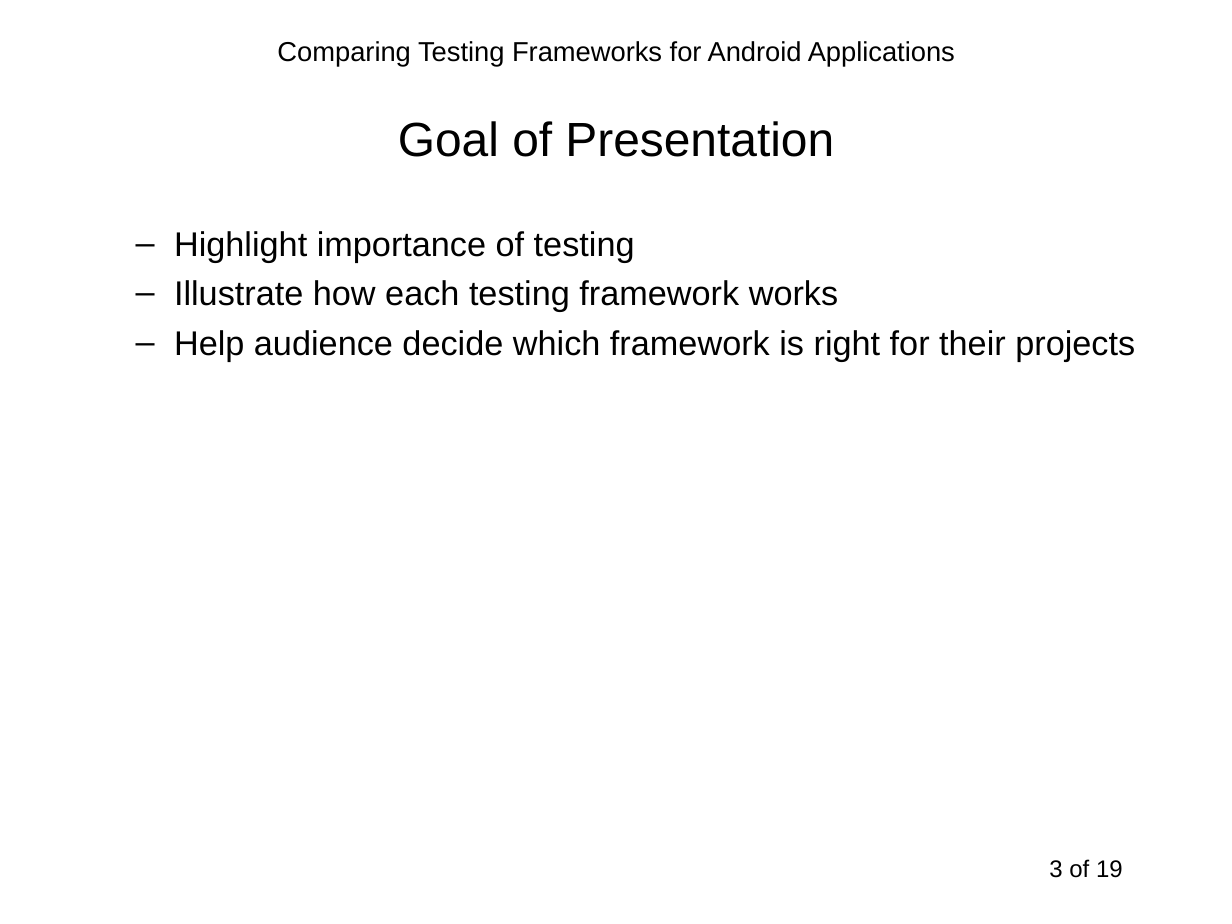
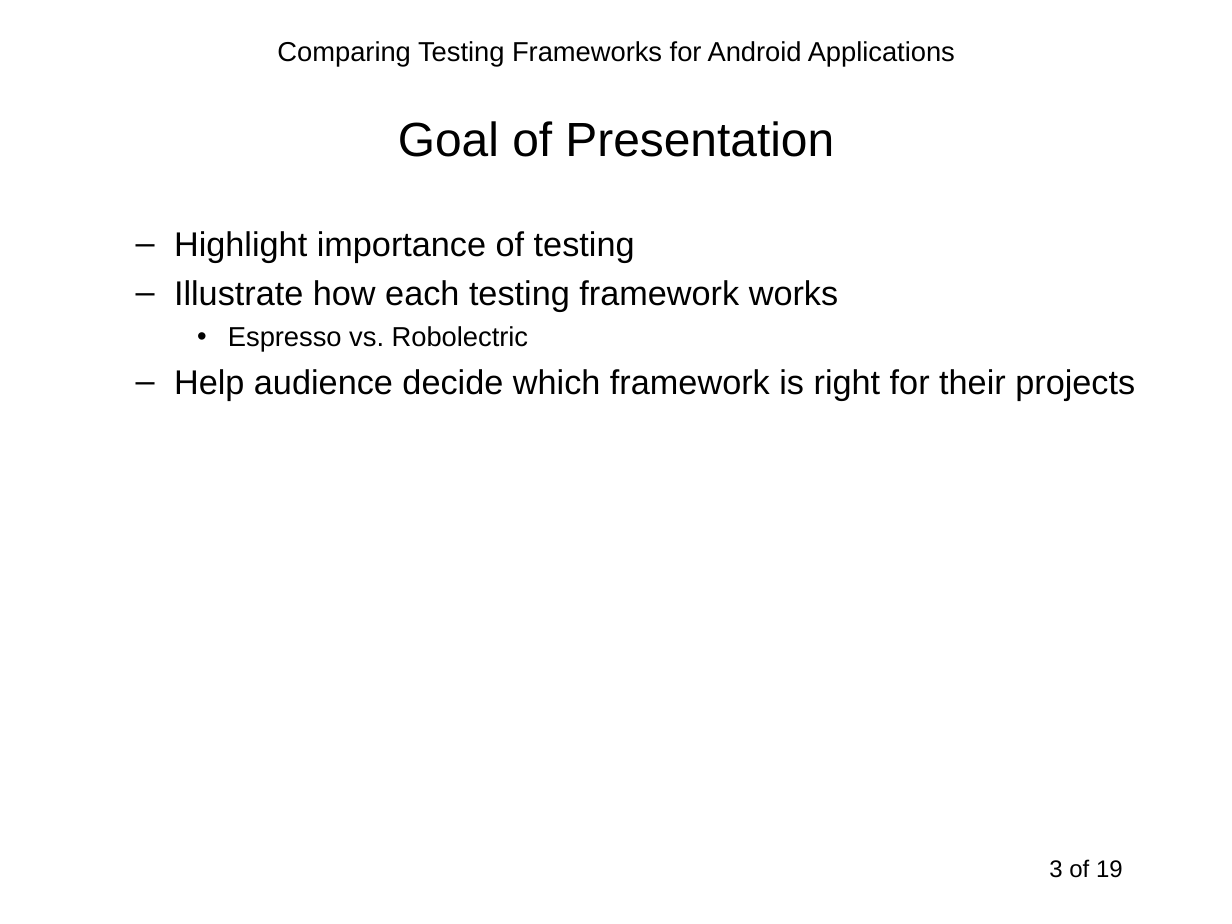
Before and after one commit to sahiljain/tpm, a slide deck: slide 3 of s44jain_tpm.ppt. Drawn at 1232x924 pixels with LibreOffice and Linux fonts; fonts in the diff are those of the drawing. Boxes give left, top, right and bottom in pixels: in the first picture for what was removed or moved away, otherwise in the second. Text is boxed around its words. In the diff, an @@ line names an element or a change of style, - is before the commit and + after.

Commit message:
last minute tweaks

```diff
--- a/s44jain_tpm.ppt
+++ b/s44jain_tpm.ppt
@@ text at box(228, 326, 529, 352): paragraph added @@
+    • Espresso vs. Robolectric
```
